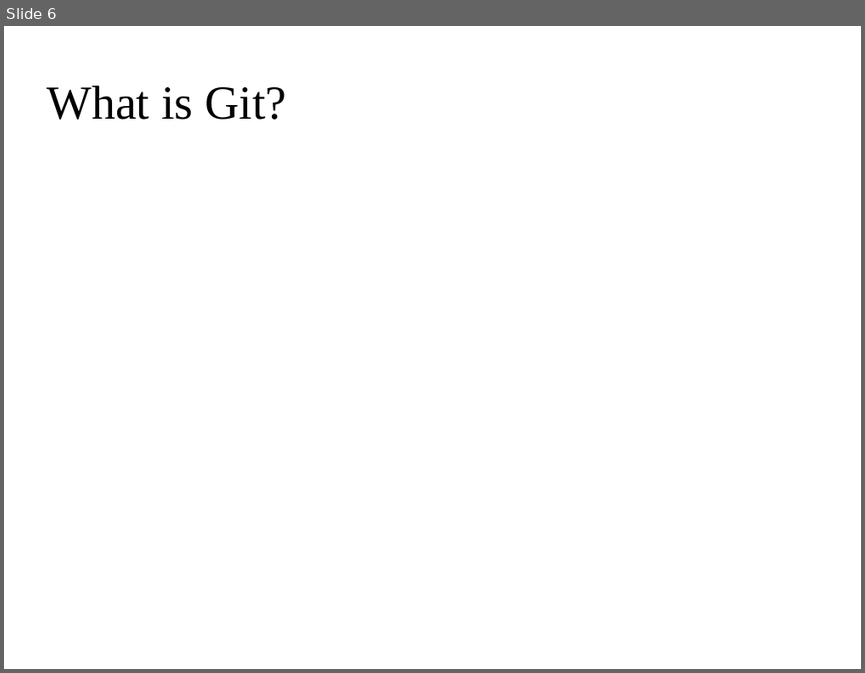
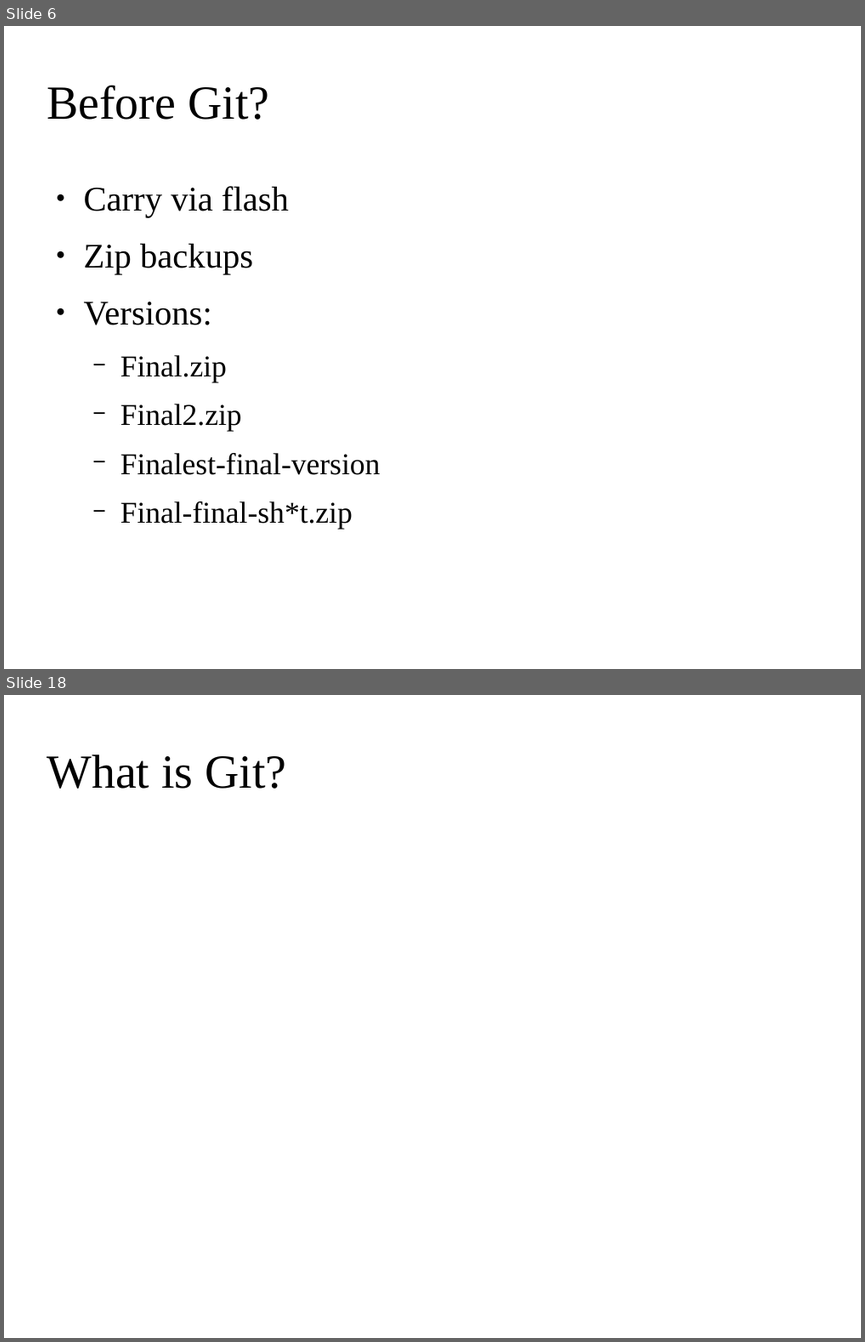
Before and after one commit to ehsansh84/git-tutorial, a slide deck: git.odp. Shown one above the other, each under a label of ours: slide 6 before the commit, slides 6 and 18 after it; the slides between them are not shown. The pictures are 865x673 and 865x1342 pixels, drawn with LibreOffice and Linux fonts; fonts in the diff are those of the drawing; background and template pictures are left out. Boxes give left, top, right and bottom in pixels: in the first picture for what was removed or moved away, otherwise in the second. Text is boxed around its words. In the diff, an @@ line names an element or a change of style, - is before the commit and + after.

```diff
--- a/git.odp
+++ b/git.odp
@@ slide 6 added at [4, 26, 861, 669], background picture (left out) @@
@@ title added at [46, 85, 269, 120], 44 pt, text #000000 @@
+Before Git?
@@ text added at [84, 186, 381, 528], 28 pt, text #000000 @@
+● Carry via flash
+● Zip backups
+● Versions:
+  − Final.zip
+  − Final2.zip
+  − Finalest-final-version
+  − Final-final-sh*t.zip
@@ what was slide 6 is now slide 18 @@
```
Also in this commit, not shown: 1 slide changed, 19 other slides added.
